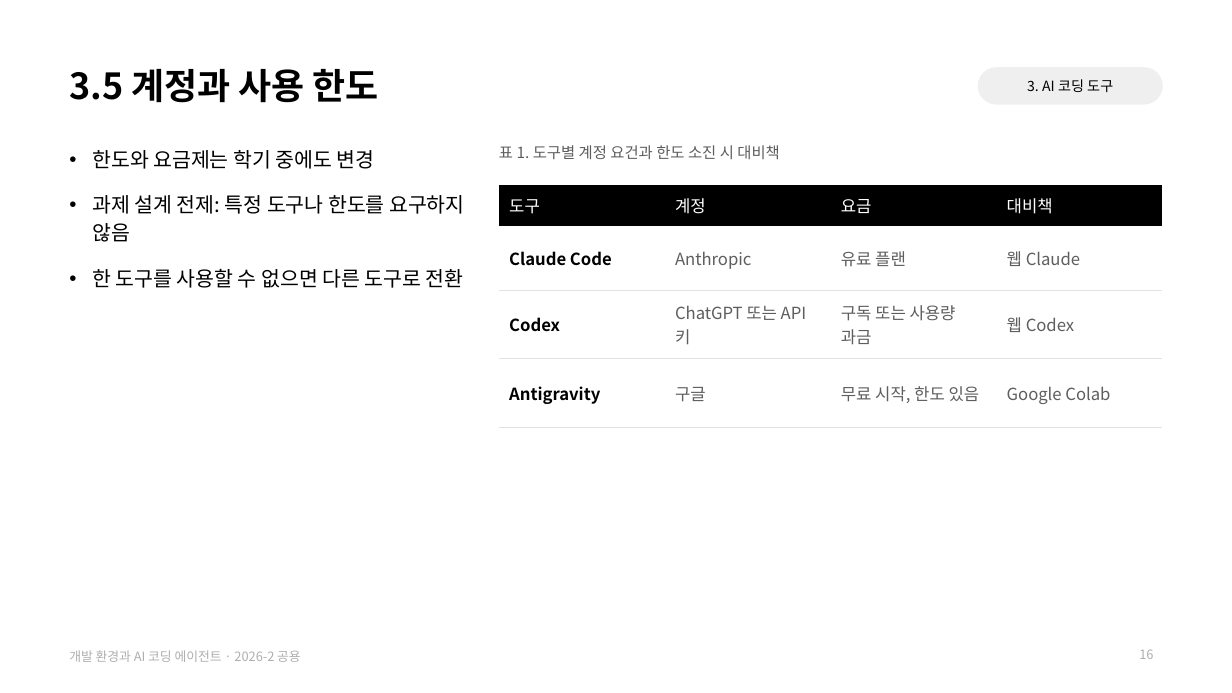
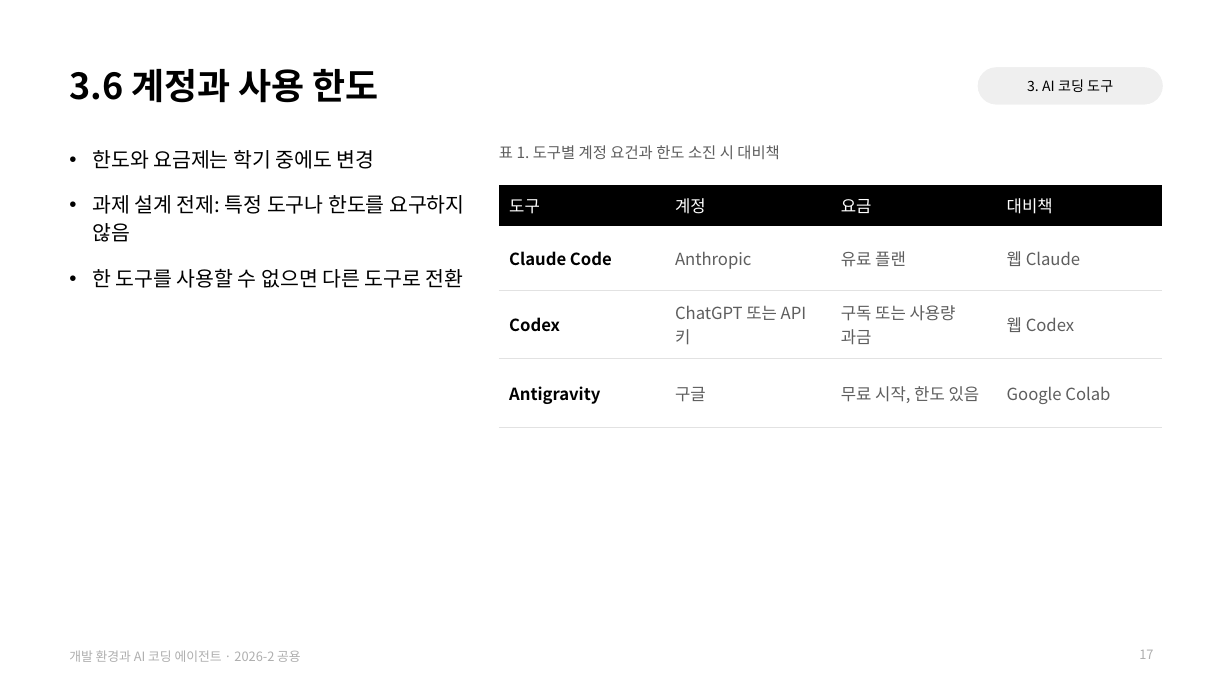
Before and after one commit to jihoyeo/ai-mobility, a slide deck: slide 17 of slides/common/dev_env.pptx (slide 16 before the commit). Drawn at 1232x693 pixels with LibreOffice and Linux fonts; fonts in the diff are those of the drawing. Boxes give left, top, right and bottom in pixels: in the first picture for what was removed or moved away, otherwise in the second. Text is boxed around its words. In the diff, an @@ line names an element or a change of style, - is before the commit and + after.

```diff
--- a/slides/common/dev_env.pptx
+++ b/slides/common/dev_env.pptx
@@ title at (69,69,379,103): text changed @@
-3.5 계정과 사용 한도
+3.6 계정과 사용 한도
@@ page number at (1139,650,1153,659): text changed @@
-16
+17
```
Also in this commit, not shown: 15 other slides changed, 1 slide added, 1 slide removed, 2 other files.
